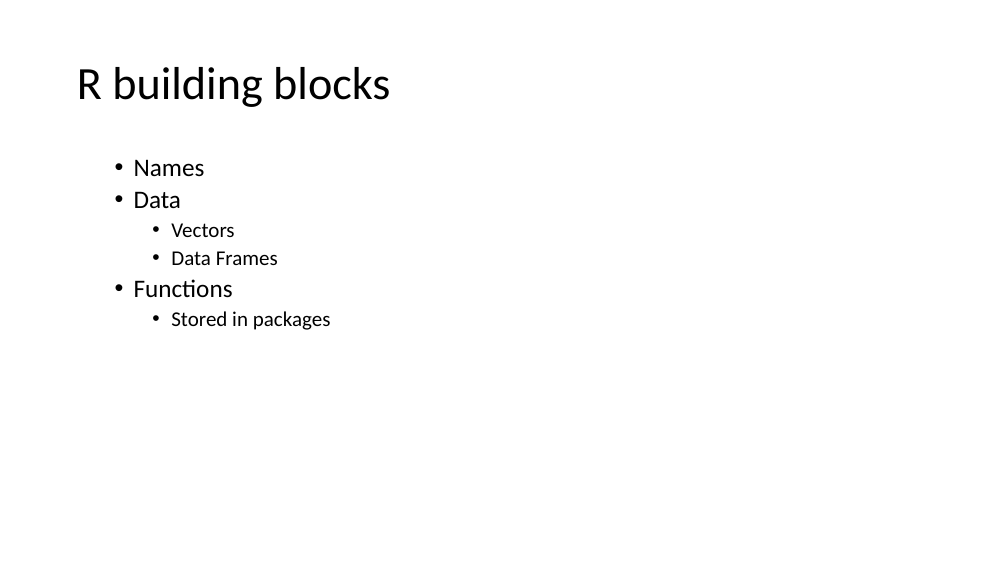
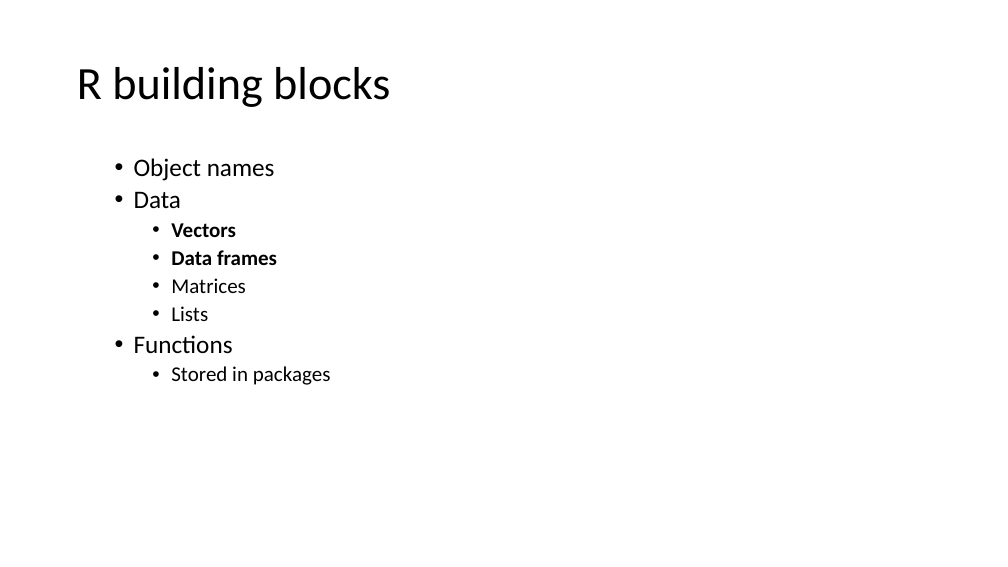
Before and after one commit to ClinicianCoders/ClinicianCoders, a slide deck: slide 20 of Workshops/Workshop1.pptx. Drawn at 1008x567 pixels with LibreOffice and Linux fonts; fonts in the diff are those of the drawing. Boxes give left, top, right and bottom in pixels: in the first picture for what was removed or moved away, otherwise in the second. Text is boxed around its words. In the diff, an @@ line names an element or a change of style, - is before the commit and + after.

```diff
--- a/Workshops/Workshop1.pptx
+++ b/Workshops/Workshop1.pptx
@@ text at box(134, 158, 275, 181): text changed @@
-  • Names
+  • Object names
@@ text at box(171, 223, 236, 237): bold on in "Vectors" @@
@@ text at box(171, 250, 277, 321): text changed @@
-    • Data Frames
+    • Data frames
+    • Matrices
+    • Lists
```
Also in this commit, not shown: 28 other slides changed, 2 other files.
